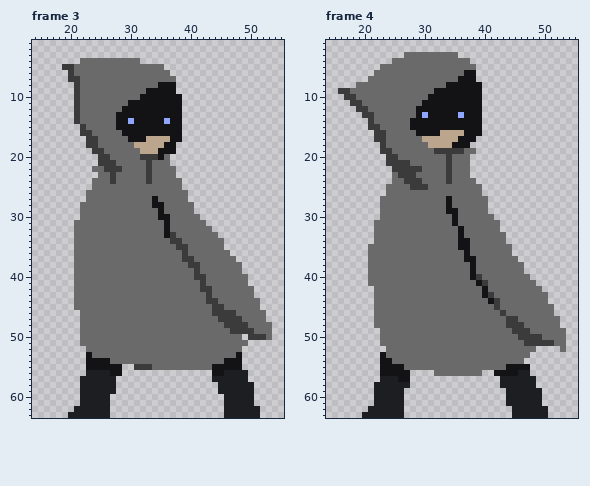
File history of a pixel-art file, Wizard Slash/Assets/Sprites/Wiz/wiz_runBrake.aseprite. This is how it looked before the edit.
64x64 pixels, 7 frames. Shown: frame 3: x 14..55, y 1..63; frame 4: x 14..55, y 1..63. The commit also changed other frames, which this record leaves out.
Once edited:
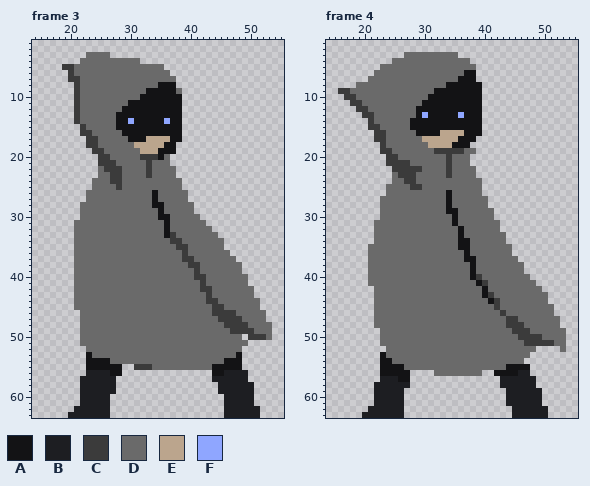
Palette (. is transparent): A #131315  B #1d1e22  C #3b3b3b  D #6a6a6a  E #bba58d  F #8fa6ff
From old to new:
Frame 3:
y 3: x 23..26 .... -> DDDD
y 9: x 38 . -> D
y 22: x 24 D -> .
y 23: x 28 D -> C
y 24: x 28 D -> C; x 33 C -> D
y 25: x 28 D -> C
y 26: x 34 D -> A
Frame 4:
y 22..23: x 38 . -> D
y 24: x 29 C -> D; x 34 C -> D; x 39 . -> D
y 25: x 30 C -> D
y 26: x 34 D -> A
y 29: x 41 . -> D
Boxes around the changes in both pictures, in picture pixels (x1, y1, x2, y2):
added: (86, 52, 110, 58)
added: (176, 88, 182, 94)
changed: (92, 166, 122, 190)
changed: (146, 178, 158, 196)
added: (470, 166, 482, 184)
changed: (416, 178, 452, 196)
added: (488, 208, 494, 214)
